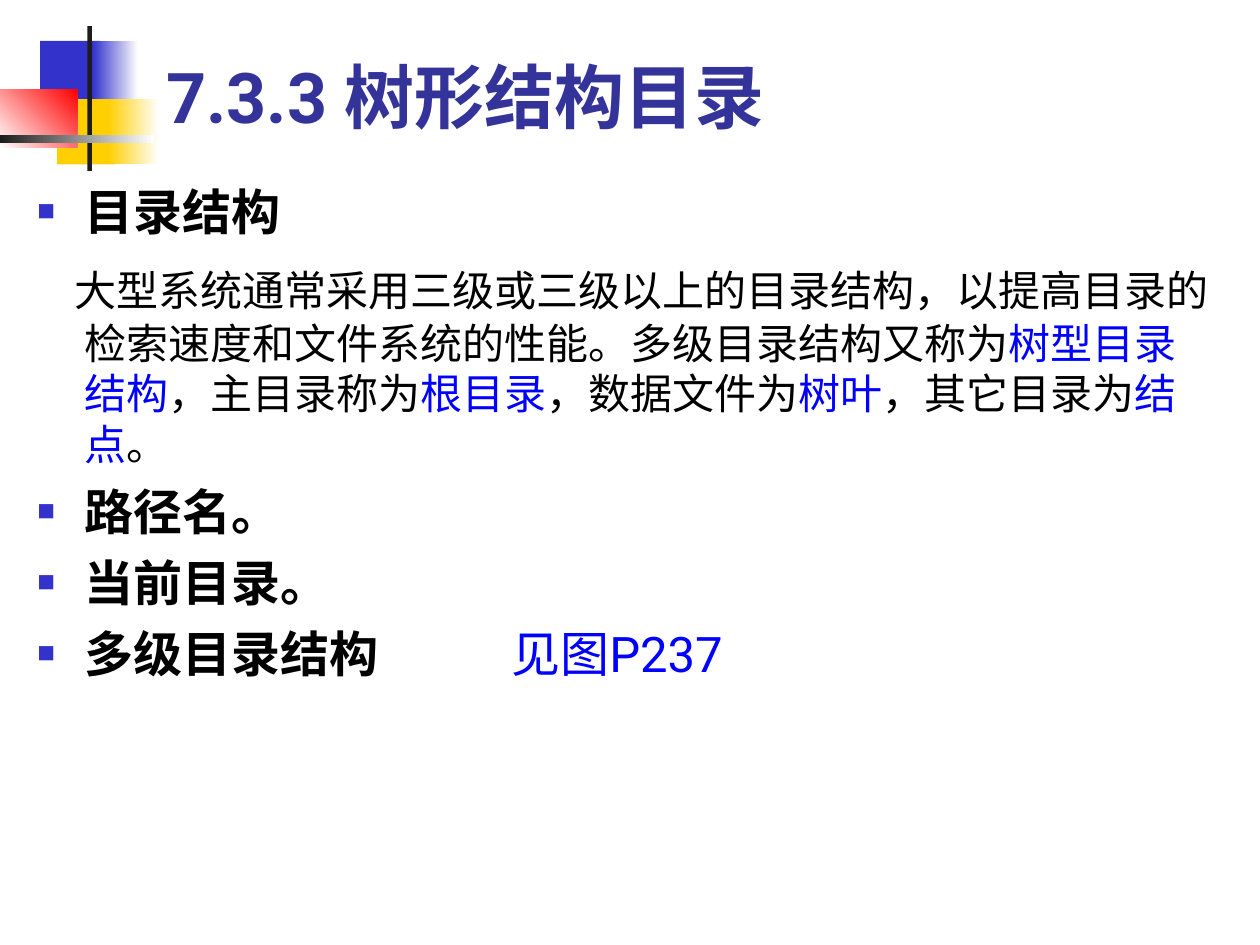
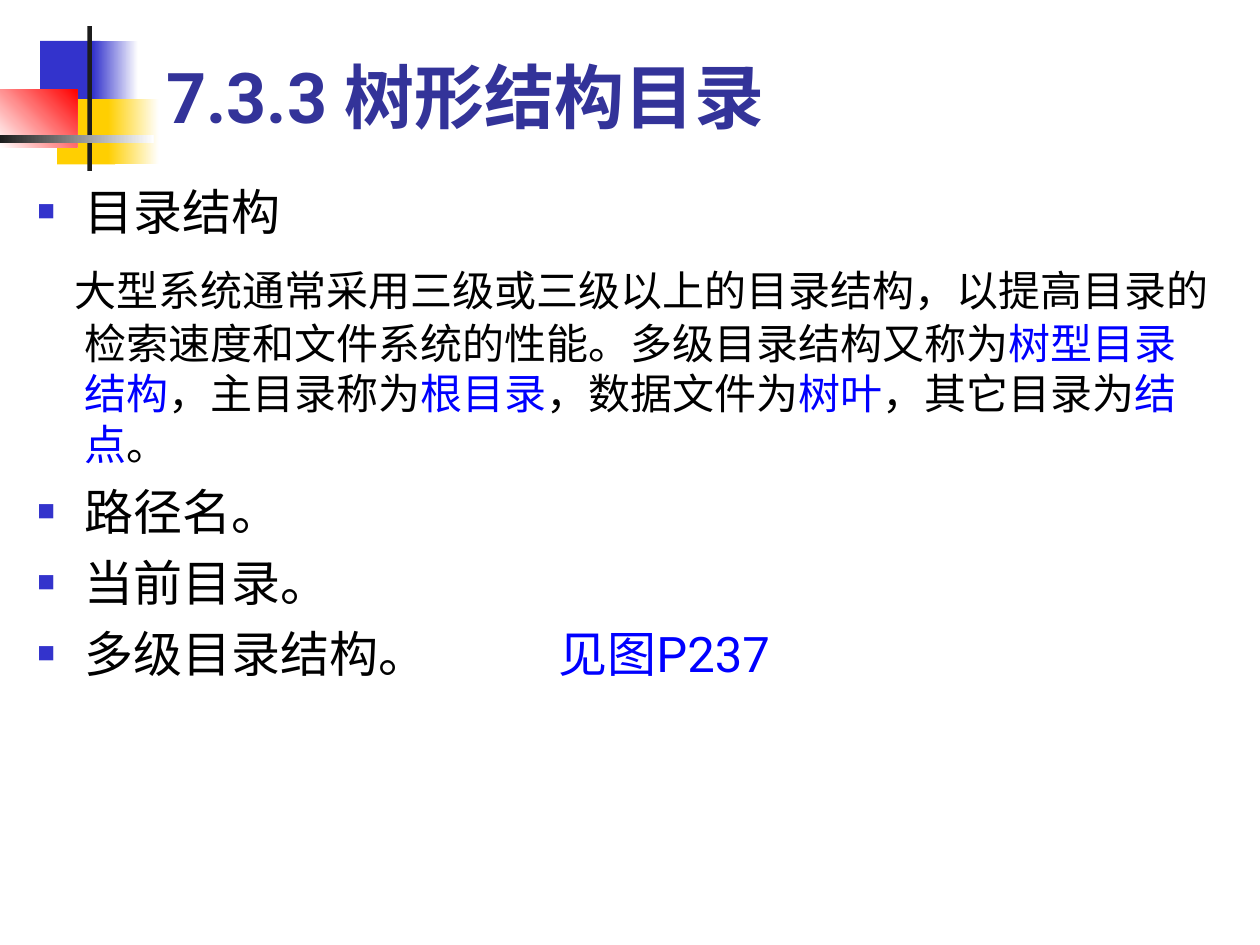
Before and after one commit to edu2act/course-OS, a slide deck: slide 49 of materials/slides/OS_Chap 7.ppt. Drawn at 1260x945 pixels with LibreOffice and Linux fonts; fonts in the diff are those of the drawing. Boxes give left, top, right and bottom in pixels: in the first picture for what was removed or moved away, otherwise in the second. Text is boxed around its words. In the diff, an @@ line names an element or a change of style, - is before the commit and + after.

```diff
--- a/materials/slides/OS_Chap 7.ppt
+++ b/materials/slides/OS_Chap 7.ppt
@@ text at (85, 188, 330, 605): bold off in "目录结构", "路径名。", "当前目录。" @@
@@ text at (85, 630, 770, 676): text changed; bold off @@
-■ 多级目录结构 见图P237
+■ 多级目录结构。 见图P237
```
Also in this commit, not shown: 13 other slides changed, 13 other files.
